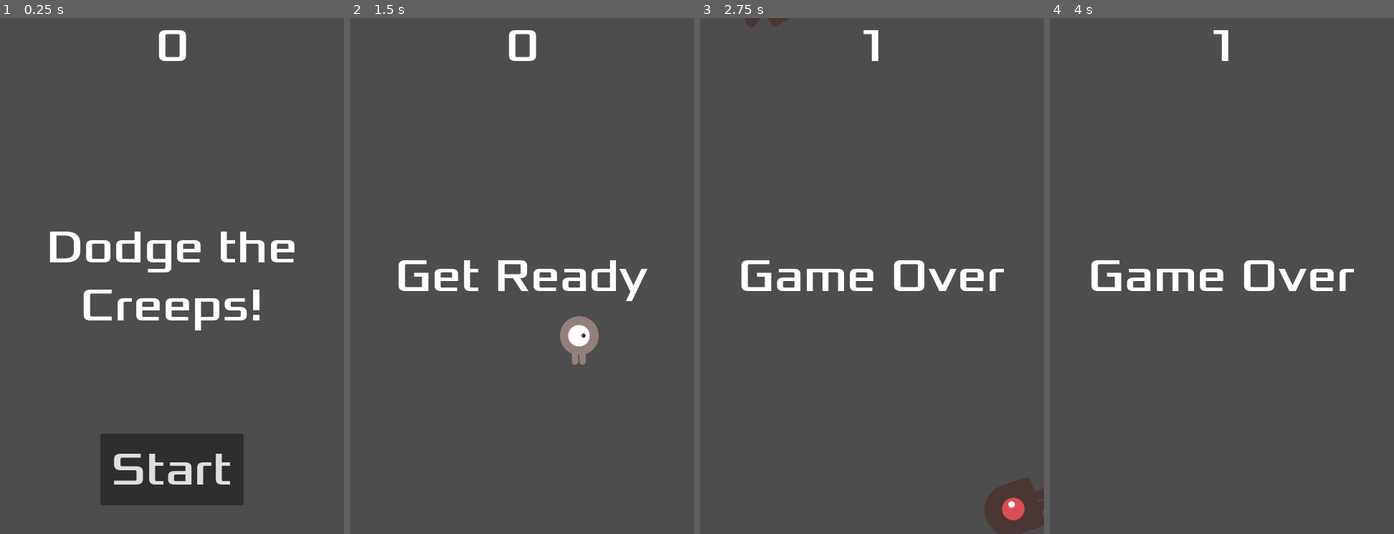
Above: before the commit, frames 1-4 (left to right).
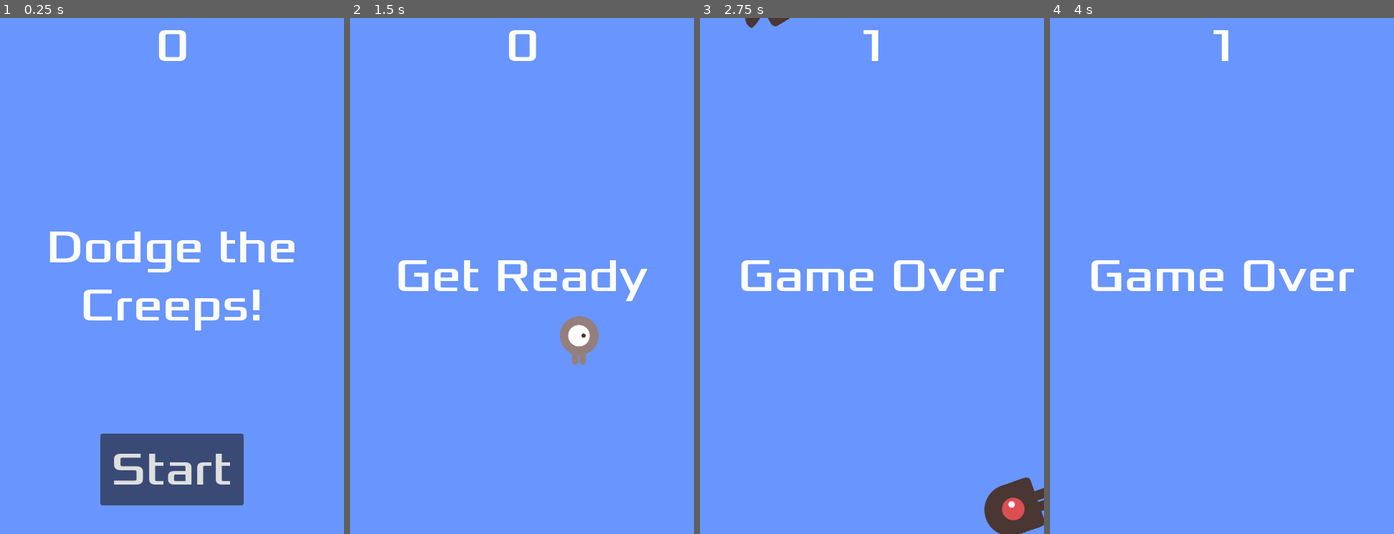
Above: after the commit, the same moments.

Repository: mo7cc-games/first_game_demo
Game: Godot game, scene res://main/main.tscn
Same seed, same stepped clock (60 frames per second), same inputs: the game is played once before the commit and once after it.
Inputs:
- Up to frame 1 (0.25 s): no input
- Up to frame 2 (1.5 s): click "Start" at 0.5 s; tap Enter at 1.25 s; hold Right (move_right) from 1.28 s (still down)
- Up to frame 3 (2.75 s): release Right (move_right) at 2.03 s; hold Down (move_down) from 2.03 s (still down)
- Up to frame 4 (4 s): release Down (move_down) at 2.78 s; hold Right (move_right) 2.78-3.53 s; hold Up (move_up) from 3.53 s (still down)

The runs differ from the first frame. In frame 1, 97% of the frame differs, in the area x 0-100%, y 0-100%; in frame 2, 98%; in frame 3, 97%; in frame 4, 98%.

Commit message:
添加音乐

Diff:
--- a/main/main.gd
+++ b/main/main.gd
@@ -11,6 +11,9 @@
 	$ScoreTimer.stop()
 	$MobTimer.stop()
 	$HUD.show_game_over()
+	$Music.stop()
+	$DeathSound.play()
+
 
 func new_game():
 	get_tree().call_group("mobs", "queue_free")
@@ -19,6 +22,7 @@
 	$StartTimer.start()
 	$HUD.update_score(score)
 	$HUD.show_message("Get Ready")
+	$Music.play()
 
 
 func _on_score_timer_timeout() -> void:
--- a/main/main.tscn
+++ b/main/main.tscn
@@ -1,9 +1,11 @@
-[gd_scene load_steps=6 format=3 uid="uid://by6o1tt63eej4"]
+[gd_scene load_steps=8 format=3 uid="uid://by6o1tt63eej4"]
 
 [ext_resource type="Script" uid="uid://tcv81de71foq" path="res://main/main.gd" id="1_xwkvk"]
 [ext_resource type="PackedScene" uid="uid://dlq8kxwfuwy6d" path="res://mob/mob.tscn" id="2_c651c"]
 [ext_resource type="PackedScene" uid="uid://meabrp1rwcm4" path="res://player/player.tscn" id="3_3wy1v"]
 [ext_resource type="PackedScene" uid="uid://d0nfictbkhy1s" path="res://hud/hud.tscn" id="4_c651c"]
+[ext_resource type="AudioStream" uid="uid://che2aqek3fwge" path="res://dodge_the_creeps_2d_assets/art/House In a Forest Loop.ogg" id="5_kfbq2"]
+[ext_resource type="AudioStream" uid="uid://vlne05sfu0ky" path="res://dodge_the_creeps_2d_assets/art/gameover.wav" id="6_4dugh"]
 
 [sub_resource type="Curve2D" id="Curve2D_kfbq2"]
 _data = {
@@ -14,6 +16,14 @@
 [node name="Main" type="Node"]
 script = ExtResource("1_xwkvk")
 mob_scene = ExtResource("2_c651c")
+
+[node name="ColorRect" type="ColorRect" parent="."]
+anchors_preset = 15
+anchor_right = 1.0
+anchor_bottom = 1.0
+grow_horizontal = 2
+grow_vertical = 2
+color = Color(0.411765, 0.584314, 1, 1)
 
 [node name="Player" parent="." instance=ExtResource("3_3wy1v")]
 
@@ -35,6 +45,13 @@
 
 [node name="HUD" parent="." instance=ExtResource("4_c651c")]
 
+[node name="Music" type="AudioStreamPlayer" parent="."]
+stream = ExtResource("5_kfbq2")
+parameters/looping = true
+
+[node name="DeathSound" type="AudioStreamPlayer" parent="."]
+stream = ExtResource("6_4dugh")
+
 [connection signal="hit" from="Player" to="." method="game_over"]
 [connection signal="timeout" from="MobTimer" to="." method="_on_mob_timer_timeout"]
 [connection signal="timeout" from="ScoreTimer" to="." method="_on_score_timer_timeout"]
